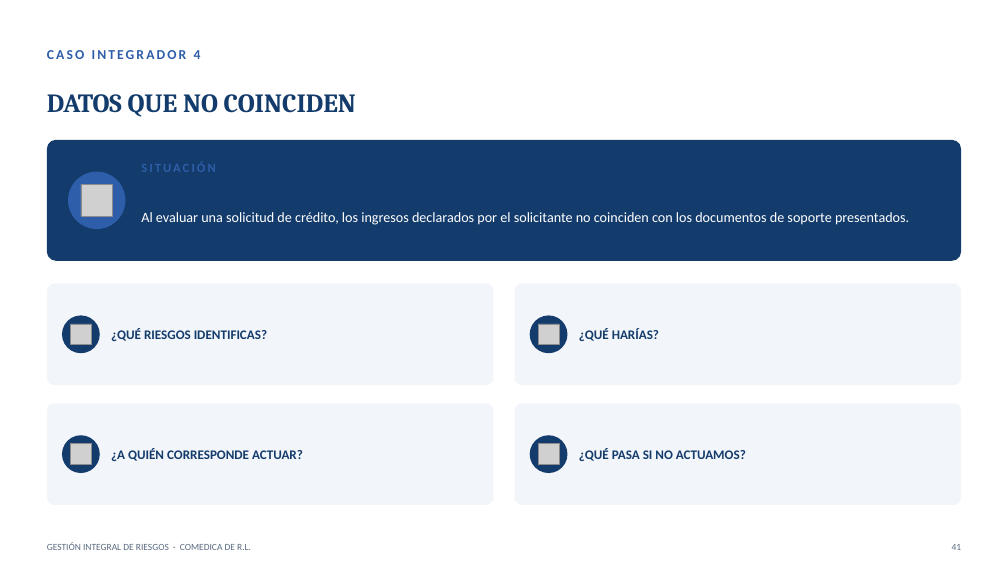
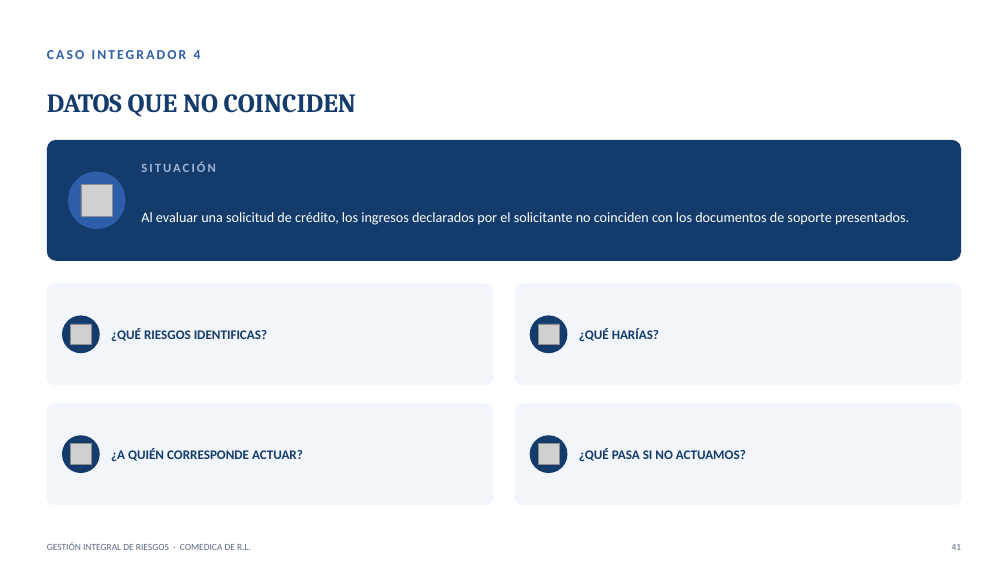
Before and after one commit to menjivar201280/riesgo, a slide deck: slide 41 of capacitacion-riesgos-2025/CAPACITACION_RIESGOS_2025.pptx. Drawn at 1008x567 pixels with LibreOffice and Linux fonts; fonts in the diff are those of the drawing; grey boxes stand for pictures. Boxes give left, top, right and bottom in pixels: in the first picture for what was removed or moved away, otherwise in the second. Text is boxed around its words. In the diff, an @@ line names an element or a change of style, - is before the commit and + after.

```diff
--- a/capacitacion-riesgos-2025/CAPACITACION_RIESGOS_2025.pptx
+++ b/capacitacion-riesgos-2025/CAPACITACION_RIESGOS_2025.pptx
@@ text added at (x1=141, y1=161, x2=216, y2=172), 12 pt, text #A1B7D9, bold @@
+SITUACIÓN
```
Also in this commit, not shown: 6 other slides changed.
